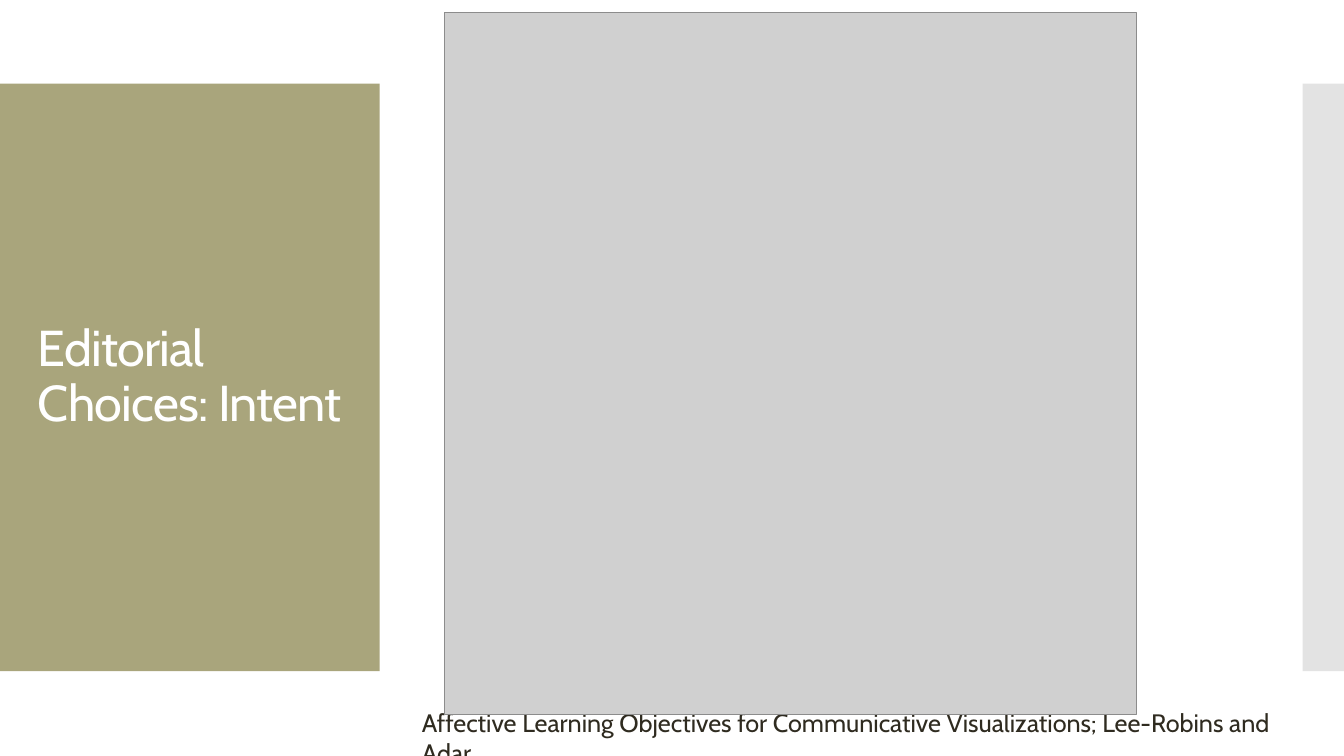
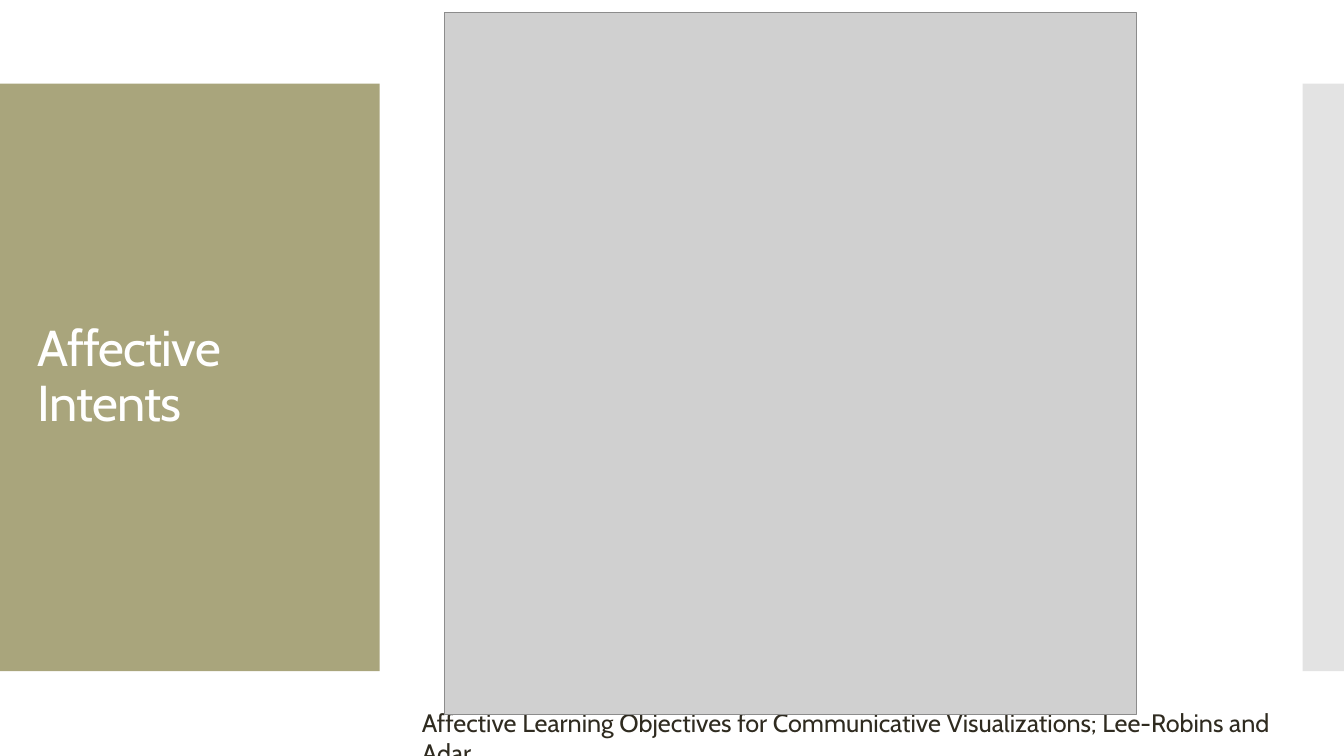
Before and after one commit to amosca01/SDS-CSC109, a slide deck: slide 22 of slides/14-persuasive-vis.pptx. Drawn at 1344x756 pixels with LibreOffice and Linux fonts; fonts in the diff are those of the drawing; grey boxes stand for pictures. Boxes give left, top, right and bottom in pixels: in the first picture for what was removed or moved away, otherwise in the second. Text is boxed around its words. In the diff, an @@ line names an element or a change of style, - is before the commit and + after.

```diff
--- a/slides/14-persuasive-vis.pptx
+++ b/slides/14-persuasive-vis.pptx
@@ title at [38, 328, 221, 422]: text changed @@
-Editorial Choices: Intent
+Affective Intents
```
Also in this commit, not shown: 10 other slides changed, 1 slide added, 5 other files.
